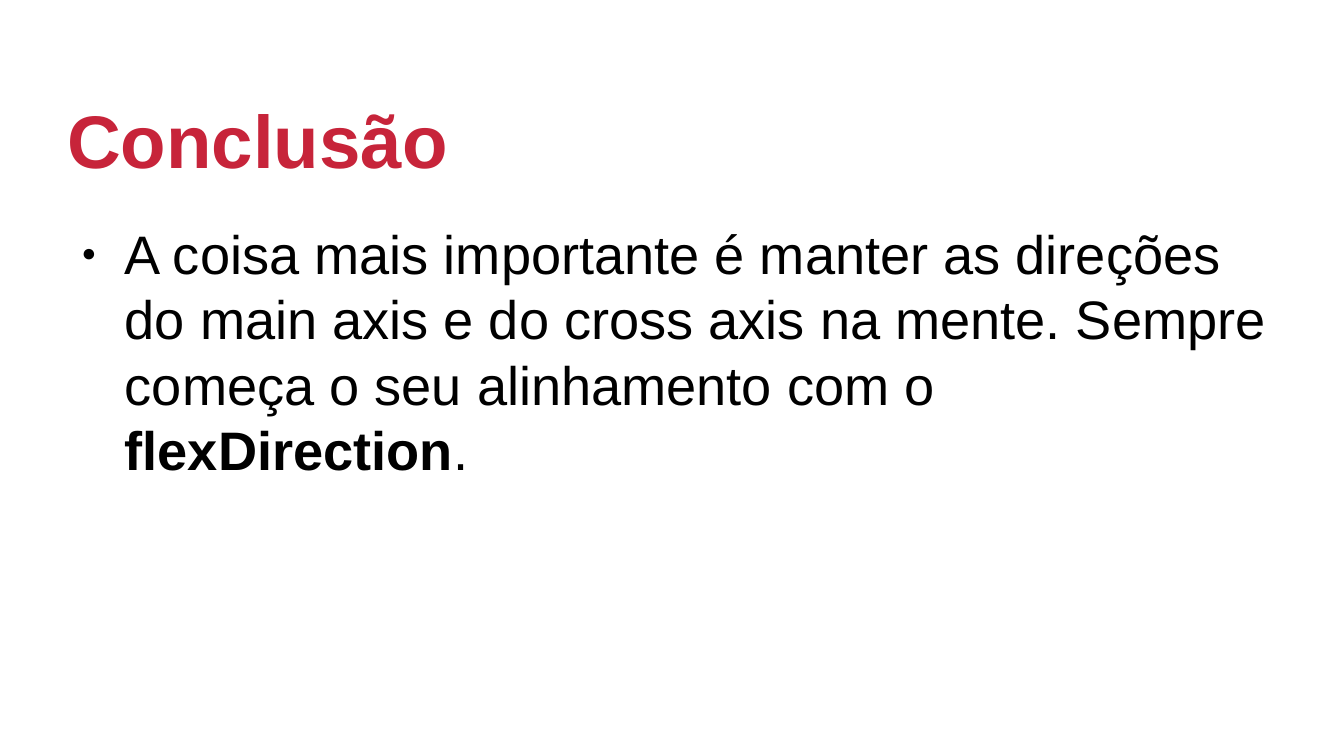
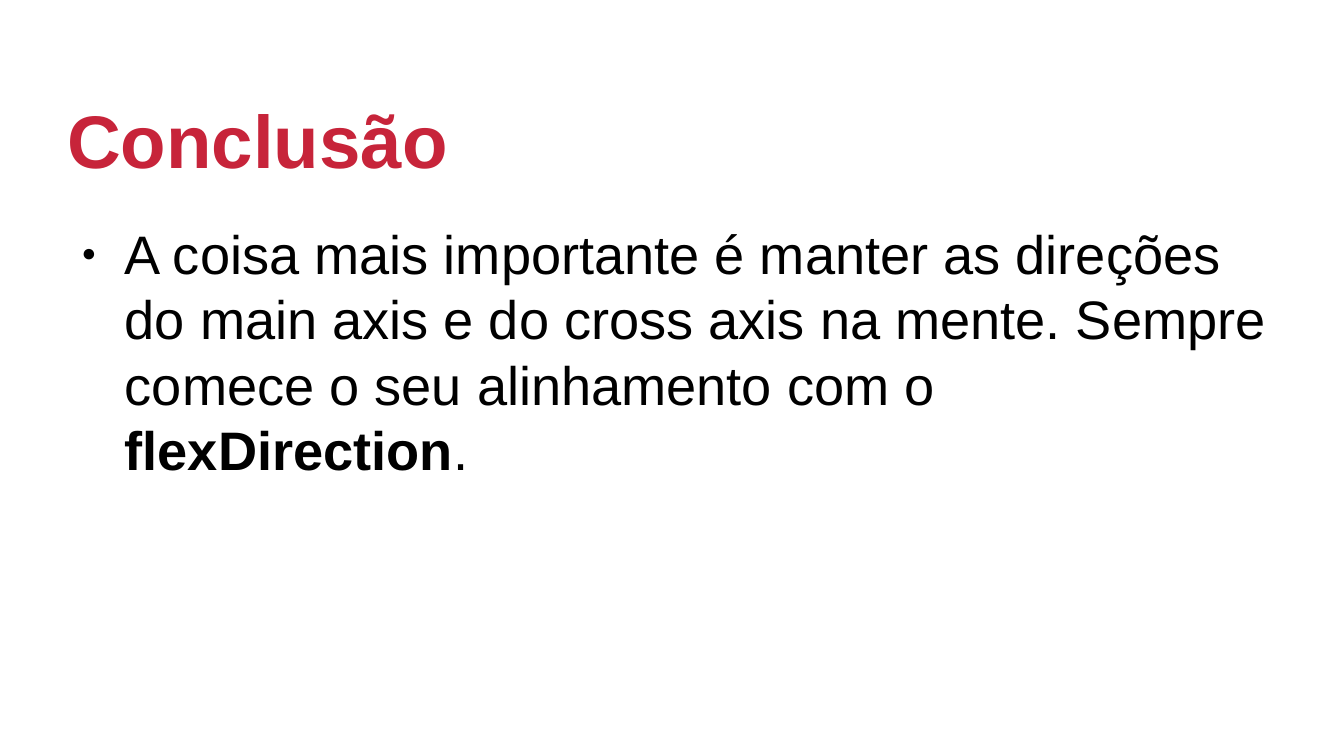
Before and after one commit to johnmagt/PIDM-2019_2, a slide deck: slide 71 of SLIDES/aula01.odp. Drawn at 1344x756 pixels with LibreOffice and Linux fonts; fonts in the diff are those of the drawing; background and template pictures are left out. Boxes give left, top, right and bottom in pixels: in the first picture for what was removed or moved away, otherwise in the second. Text is boxed around its words. In the diff, an @@ line names an element or a change of style, - is before the commit and + after.

```diff
--- a/SLIDES/aula01.odp
+++ b/SLIDES/aula01.odp
@@ text at (x1=125, y1=234, x2=1266, y2=471): text changed @@
-● A coisa mais importante é manter as direções do main axis e do cross axis na mente. Sempre começa o seu alinhamento com o flexDirection.
+● A coisa mais importante é manter as direções do main axis e do cross axis na mente. Sempre comece o seu alinhamento com o flexDirection.
```
Also in this commit, not shown: 2 other slides changed, 41 other files.
